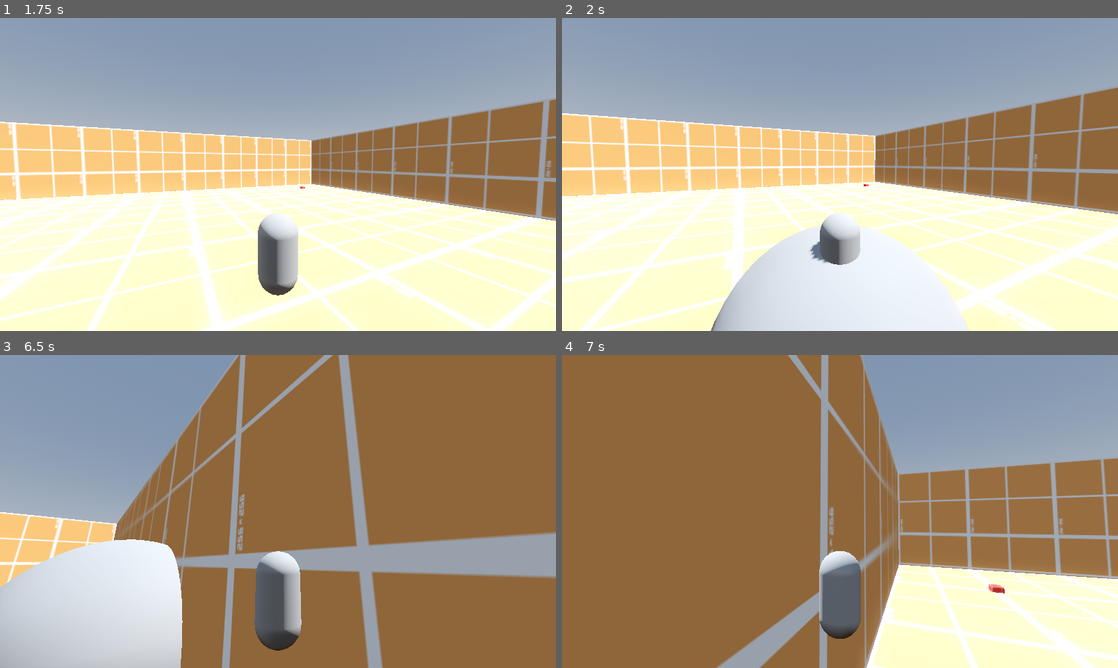
Above: before the commit, frames 1-4 (two rows, left to right).
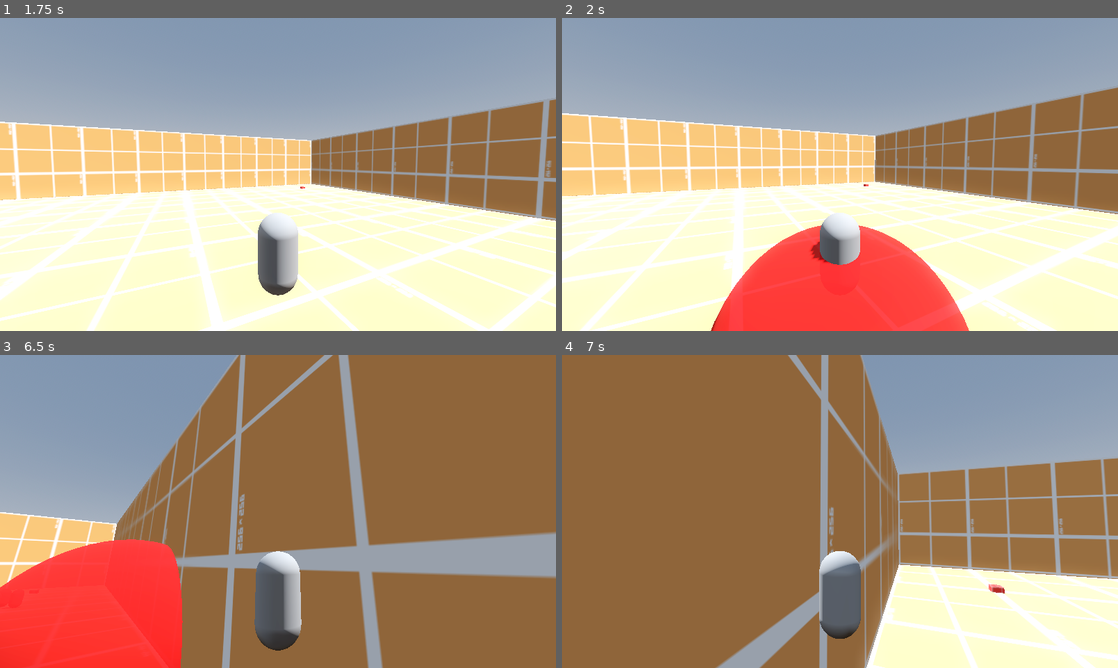
Above: after the commit, the same moments.

Repository: WrongNicholas/godot-game
Game: Godot game, scene res://level.tscn
Same seed, same stepped clock (60 frames per second), same inputs: the game is played once before the commit and once after it.
Inputs (mouse positions are in pixels of both pictures, inside the frame that each line leads up to):
- Up to frame 1 (1.75 s): tap Enter (ui_accept) at 0.5, 0.77, 1.52 s; move the mouse to (305, 174) at 0.52 s; press the mouse at (305, 174) at 0.53 s; hold W (forward) from 0.53 s (still down); move the mouse to (250, 174) at 1.27 s; release the mouse at (250, 174) at 1.28 s; tap G (throw) at 1.35 s
- Up to frame 2 (2 s): keep holding W (forward)
- Up to frame 3 (6.5 s): move the mouse to (289, 505) at 2.02 s; press the mouse at (289, 505) at 2.03 s; move the mouse to (272, 517) at 2.77 s; release the mouse at (272, 517) at 2.78 s; tap G (throw) at 2.85, 4.35, 5.85 s; tap Enter (ui_accept) at 3.02, 3.77, 4.52, 6.02 s; move the mouse to (316, 514) at 3.52 s; press the mouse at (316, 514) at 3.53 s; move the mouse to (233, 508) at 4.27 s; release the mouse at (233, 508) at 4.28 s; move the mouse to (283, 511) at 5.02 s; press the mouse at (283, 511) at 5.03 s; move the mouse to (255, 505) at 5.77 s; release W (forward) at 5.78 s; release the mouse at (255, 505) at 5.78 s; hold D (right) from 5.78 s (still down)
- Up to frame 4 (7 s): move the mouse to (867, 511) at 6.52 s; release D (right) at 6.53 s; press the mouse at (867, 511) at 6.53 s; hold W (forward) from 6.53 s (still down); tap Enter (ui_accept) at 6.77 s

Frame 1 is identical in both runs. In frame 2, 10% of the frame differs, in the area x 26-74%, y 66-100%; in frame 3, 12%, in the area x 0-33%, y 58-100%; in frame 4, nothing differs.

Commit message:
Small tweaks

Diff:
--- a/explosion.tscn
+++ b/explosion.tscn
@@ -1,8 +1,13 @@
-[gd_scene load_steps=4 format=3 uid="uid://bjn15x3ip5haf"]
+[gd_scene load_steps=5 format=3 uid="uid://bjn15x3ip5haf"]
 
 [ext_resource type="Script" path="res://Node3D.gd" id="1_xotsv"]
 
+[sub_resource type="StandardMaterial3D" id="StandardMaterial3D_eb6gc"]
+transparency = 1
+albedo_color = Color(0.854902, 0.0352941, 0, 0.956863)
+
 [sub_resource type="SphereMesh" id="SphereMesh_8b2px"]
+material = SubResource("StandardMaterial3D_eb6gc")
 
 [sub_resource type="SphereShape3D" id="SphereShape3D_1jwbn"]
 
